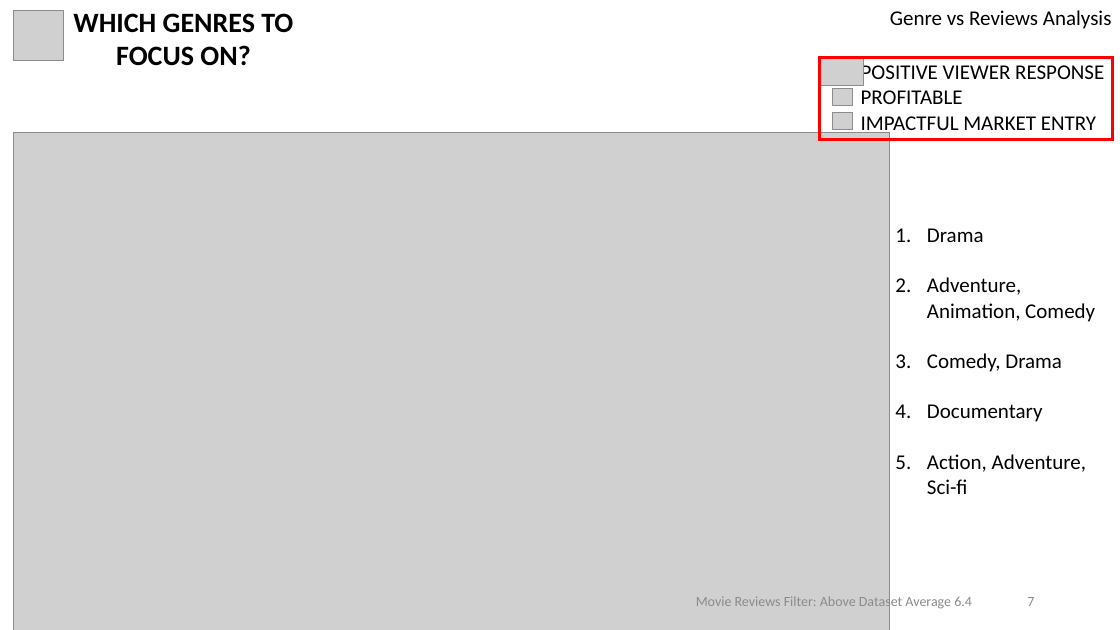
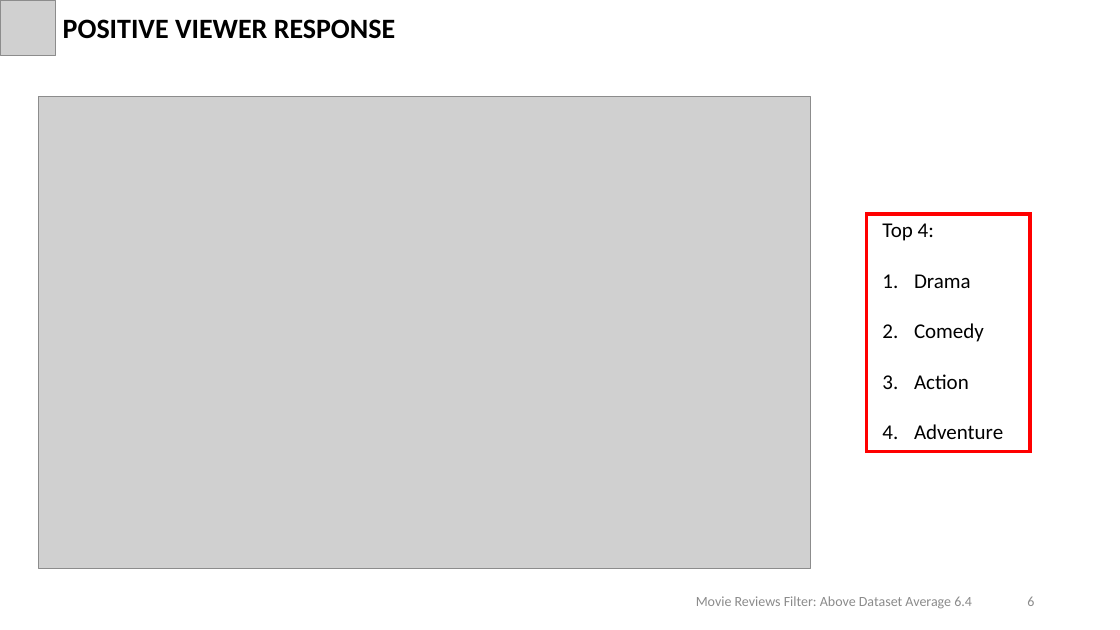
Before and after one commit to shayanabdulkarimkhan/dsc-phase-1-project-v2-4, a slide deck: slide 6 of Microsoft_Studios_Project.pptx (slide 7 before the commit). Drawn at 1120x630 pixels with LibreOffice and Linux fonts; fonts in the diff are those of the drawing; grey boxes stand for pictures. Boxes give left, top, right and bottom in pixels: in the first picture for what was removed or moved away, otherwise in the second. Text is boxed around its words. In the diff, an @@ line names an element or a change of style, - is before the commit and + after.

```diff
--- a/Microsoft_Studios_Project.pptx
+++ b/Microsoft_Studios_Project.pptx
@@ picture: place and size @@
-picture at [13, 11, 63, 60]
+picture at [0, 0, 56, 56]
@@ text at [63, 19, 395, 39]: text changed @@
-WHICH GENRES TO FOCUS ON?
+POSITIVE VIEWER RESPONSE
@@ text removed at [890, 10, 1112, 29] @@
-Genre vs Reviews Analysis
@@ picture removed at [820, 58, 864, 86] @@
@@ picture removed at [833, 88, 853, 106] @@
@@ text removed at [861, 62, 1104, 136] @@
-POSITIVE VIEWER RESPONSE
-PROFITABLE
-IMPACTFUL MARKET ENTRY
@@ picture: place and size @@
-picture at [13, 133, 890, 630]
+picture at [39, 96, 811, 568]
@@ picture removed at [833, 113, 853, 130] @@
@@ rectangle: place and size @@
-rectangle at [820, 58, 1113, 139]
+rectangle at [866, 214, 1030, 452]
@@ text "Top 4:": place and size @@
-text "Top 4:" at [927, 228, 1095, 494]
+text "Top 4:" at [882, 223, 1003, 439]
@@ text at [882, 223, 934, 241]: paragraph added @@
+Top 4:
@@ text at [914, 323, 1003, 439]: text changed @@
-2. Adventure, Animation, Comedy
-3. Comedy, Drama
-4. Documentary
-5. Action, Adventure, Sci-fi
+2. Comedy
+3. Action
+4. Adventure
@@ page number at [1027, 597, 1034, 606]: text changed @@
-7
+6
```
Also in this commit, not shown: 5 other slides changed, 3 slides added, 1 slide removed, 4 other files.
